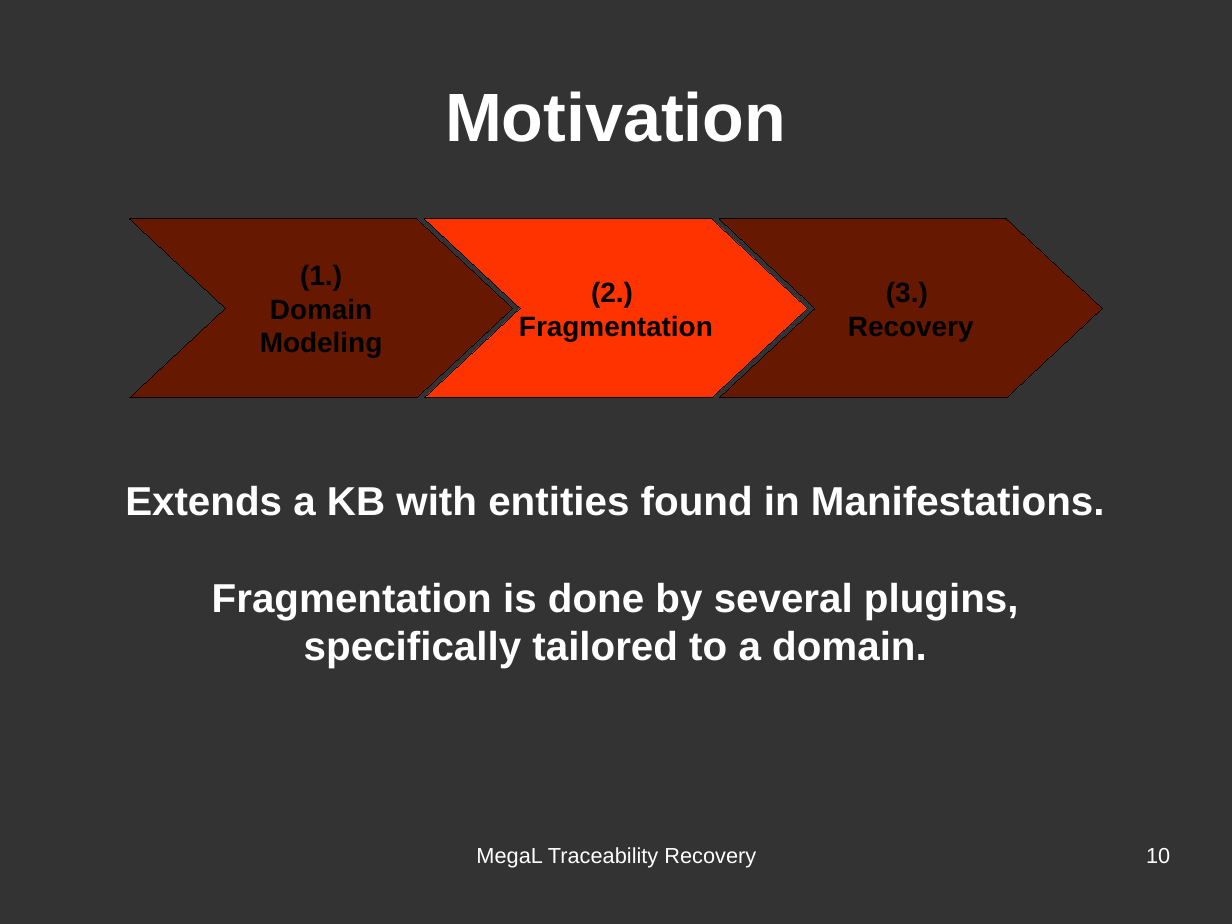
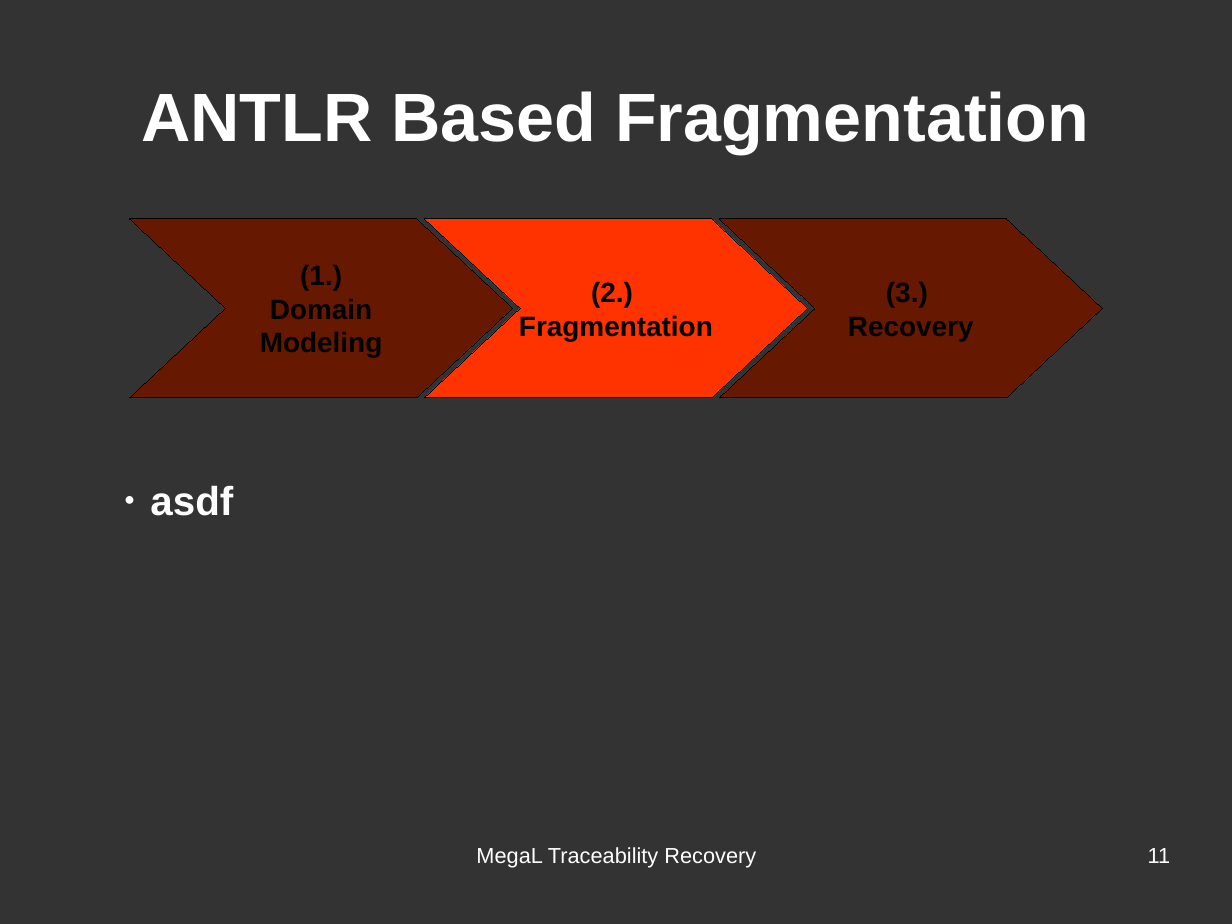
Before and after one commit to hayasam/megal-tr, a slide deck: slide 11 of slides/meeting-2016-06-28/meeting-2016-06-28.odp (slide 10 before the commit). Drawn at 1232x924 pixels with LibreOffice and Linux fonts; fonts in the diff are those of the drawing. Boxes give left, top, right and bottom in pixels: in the first picture for what was removed or moved away, otherwise in the second. Text is boxed around its words. In the diff, an @@ line names an element or a change of style, - is before the commit and + after.

```diff
--- a/slides/meeting-2016-06-28/meeting-2016-06-28.odp
+++ b/slides/meeting-2016-06-28/meeting-2016-06-28.odp
@@ title at box(141, 91, 1089, 153): text changed @@
-Motivation
+ANTLR Based Fragmentation
@@ text at box(150, 485, 233, 516): text changed @@
-Extends a KB with entities found in Manifestations.
-Fragmentation is done by several plugins, specifically tailored to a domain.
+● asdf
@@ page number at box(1148, 848, 1171, 863): text changed @@
-10
+11
```
Also in this commit, not shown: 5 other slides changed, 7 slides added, 12 other files.
